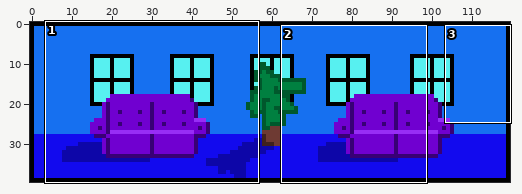
Sprite sheet, stored at TackyTower/TackyTower/Images.xcassets/lobby.imageset/lobby.png. Above: a wide view before the commit, with the close-up outlined.
Close-up. Before the edit:
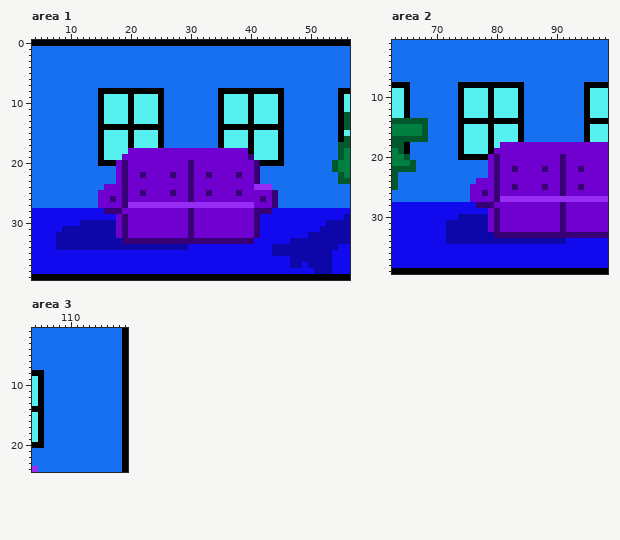
The file is 120x40 pixels. Shown: area 1: x 4..56, y 0..39; area 2: x 63..98, y 1..39; area 3: x 104..119, y 1..24.
After the commit:
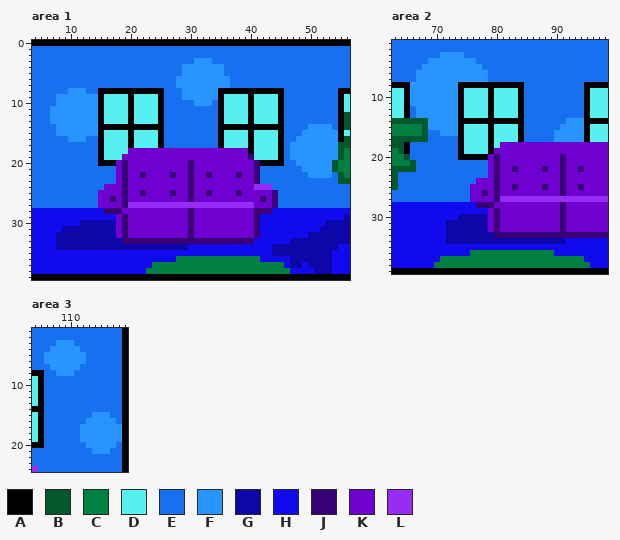
Palette (. is transparent): A #000000  B #00582c  C #008040  D #57f0f0  E #1670f0  F #2895ff  G #0d06a8  H #120aee  J #380075  K #7000d0  L #972df5
Diff:
Changed rows in their new state; - is an unchanged pixel.
Area 1:
first column x 7:
 3 ------------------------FFF---------------------
 4 ----------------------FFFFFFF-------------------
 5 ----------------------FFFFFFF-------------------
 6 ---------------------FFFFFFFFF------------------
 7 ---------------------FFFFFFFFF------------------
 8 ---FFF----------------FFFFFF--------------------
 9 -FFFFFFF--------------FFFFFF--------------------
10 -FFFFFFF----------------FFF---------------------
11 FFFFFFFF----------------------------------------
12 FFFFFFFF----------------------------------------
13 FFFFFFFF----------------------------------------
14 -FFFFFFF-----------------------------------FFFF-
15 -FFFFFFF----------------------------------FFFFFF
16 ---FFF-----------------------------------FFFFFFF
17 ----------------------------------------FFFFFFFF
18 ----------------------------------------FFFFFFFF
19 ----------------------------------------FFFFFFFF
20 -----------------------------------------FFFFFF-
21 ------------------------------------------FFFFF-
22 -------------------------------------------FFFF-
first column x 23:
36 -----CCCCCCCCCCCCCC-----
37 -CCCCCCCCCCCCCCCCCCCCCC-
38 CCCCCCCCCCCCCCCCCCCCCCCC
Area 2:
first column x 66:
 3 -----FFFF--------------------
 4 ---FFFFFFFF------------------
 5 --FFFFFFFFFF-----------------
 6 -FFFFFFFFFFFF----------------
 7 -FFFFFFFFFFFF----------------
 8 FFFFFFFF---------------------
 9 FFFFFFFF---------------------
10 FFFFFFFF---------------------
11 FFFFFFFF---------------------
12 -FFFFFFF---------------------
13 -FFFFFFF---------------------
14 ---FFFFF------------------FFF
15 ---FFFFF-----------------FFFF
16 -----FFF----------------FFFFF
17 ------------------------FFFFF
first column x 70:
36 ------CCCCCCCCCCCCCC------
37 -CCCCCCCCCCCCCCCCCCCCCCCC-
38 CCCCCCCCCCCCCCCCCCCCCCCCCC
Area 3:
first column x 106:
 3 --FFF--
 4 -FFFFF-
 5 FFFFFFF
 6 FFFFFFF
 7 -FFFFF-
 8 --FFF--
first column x 112:
15 --FFF--
16 -FFFFF-
17 FFFFFFF
18 FFFFFFF
19 FFFFFFF
20 -FFFFF-
21 --FFF--
